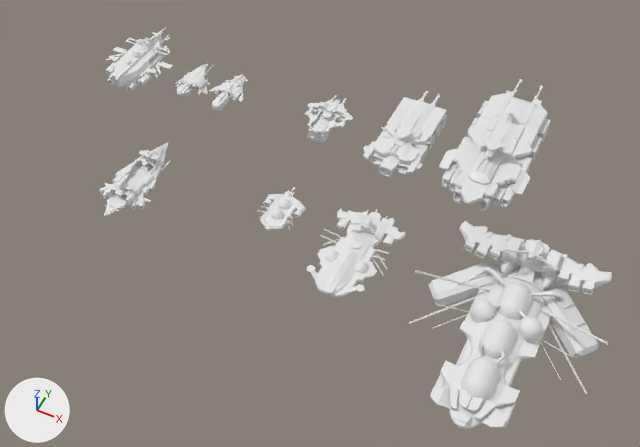
A saved change to the Blender file Blender/Mechanical Animation/Multiship.blend.
Both versions are drawn from a 50 mm camera at (27.4, -43.0, 50.4) aimed at (7.0, -2.1, -0.6). The lights are fixed; the arrows at lower left show +X, +Y and +Z.

The older version as bpy lines, for what is in view:
```python
me_cargo_l = bpy.data.meshes.new('Cargo L')
me_cargo_l.from_pydata(...)  # 1558 vertices, 1516 faces; spans x -3.3..3.3, y -7.5..8.1, z -1.1..2.1
me_exploration_cruiser = bpy.data.meshes.new('Exploration Cruiser')
me_exploration_cruiser.from_pydata(...)  # 1793 vertices, 1684 faces, 25 loose edges; spans x -3.01..3.02, y -3.36..5.22, z -0.94..1.28
me_troop_m1 = bpy.data.meshes.new('Troop M1')
me_troop_m1.from_pydata(...)  # 1915 vertices, 1991 faces; spans x -2.12..2.11, y -4.94..3.76, z -0.6..1.24
ob_cargo_l = bpy.data.objects.new('Cargo L', me_cargo_l)
ob_cargo_l.location = (17.12, 9.08, 2.51)
ob_exploration_cruiser = bpy.data.objects.new('Exploration Cruiser', me_exploration_cruiser)
ob_exploration_cruiser.location = (-15.03, 5.86, 1.76)
ob_troop_m1 = bpy.data.objects.new('Troop M1', me_troop_m1)
ob_troop_m1.location = (-6.83, -5.44, 1.82)
# also in view: 'Cargo S' at (3.2, 7.0, 1.5); 'Cargo M' at (10.1, 7.7, 2.5); 'Tanker M' at (12.0, -6.9, 4.1); 'Exploration Frigate' at (-6.2, 6.9, 1.0); 'Tanker S' at (4.8, -4.1, 2.0)
```
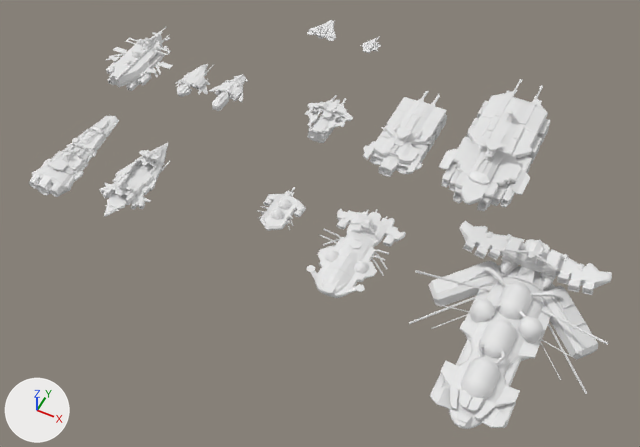
Commit message: started on corvetes

Where the newer file only moved an object's origin or applied its transform, the numbers keep the older frame.

Location of each change, [x1, y1, x2, y2] in pixels of the pictures (640 x 447 px):
'Troop M2', added
    after: [29, 115, 119, 197]
'Shuttle ', added
    after: [307, 20, 336, 41]
'Corvette 1', added
    after: [360, 36, 381, 53]

Edits to the bpy script that builds the scene:
```text
Add me_shuttle:
    me_shuttle.from_pydata(...)  # 1242 vertices, 1200 faces, 6 loose edges; spans x -1.38..1.38, y -1.21..1.84, z -0.21..0.27
Add me_corvette_1:
    me_corvette_1.from_pydata(...)  # 1460 vertices, 1396 faces; spans x -0.84..0.95, y -0.83..1.87, z -0.17..0.21
Add me_troop_m2:
    me_troop_m2.from_pydata(...)  # 1947 vertices, 1913 faces; spans x -1.84..1.84, y -3.46..6.05, z -0.74..0.96
Add ob_shuttle:
    ob_shuttle = bpy.data.objects.new('Shuttle ', me_shuttle)
    ob_shuttle.location = (-2.75, 18.36, 0.91)
Add ob_corvette_1:
    ob_corvette_1 = bpy.data.objects.new('Corvette 1', me_corvette_1)
    ob_corvette_1.location = (1.81, 18.24, 0.71)
Add ob_troop_m2:
    ob_troop_m2 = bpy.data.objects.new('Troop M2', me_troop_m2)
    ob_troop_m2.location = (-12.46, -6.98, 1.83)
```
